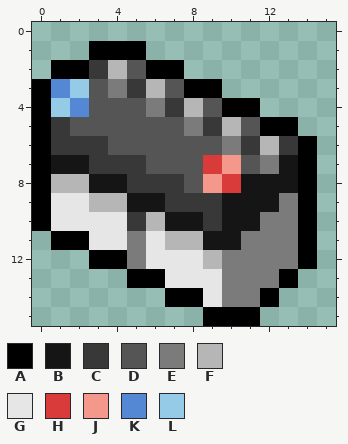
Edited in one commit: pixel-art sprite (patman/batman/proj/battery2.png). The picture above is the old version.
The file is 16x16 pixels. Colours within 5 levels of each other are drawn and written as one.
Palette (. is transparent): A #000000  B #151515  C #383838  D #555555  E #7b7b7b  F #b6b6b6  G #e6e6e6  H #d93a3a  J #f4988c  K #5588d4  L #96cbe7
Pixels before, first column x 0:
 1 ...AAA.........
 2 .AACFDAA.......
 3 AKLDECFDAA.....
 4 ALKDDDECFDAA...
 5 ACDDDDDDECFDAA.
 6 ACCCDDDDDDECFCA
 7 ABBCCCDDDHJDEBA
 8 AFFBBCCCDJHBBBA
 9 AGGFFBBCCCBBBEA
10 AGGGGCFBBCBBEEA
11 .AAGGEGFFBBEEEA
12 ...AAEGGGFEEEEA
13 .....AAGGGEEEA.
14 .......AAGEEA..
15 .........AAA...
Now the later version:
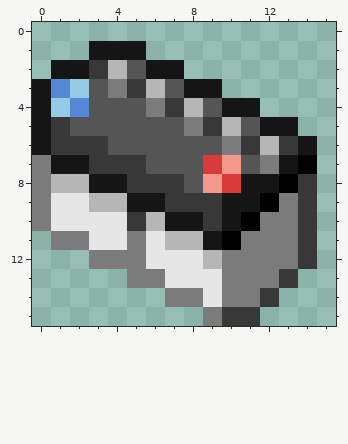
Diff:
The edit turns colour B into colour A in row 8 at x 13; in row 9 at x 12; in row 10 at x 11; in row 11 at x 10.
The edit turns colour A into colour B in row 1 at x 3 to 5; in row 2 at x 1 to 2 and 6 to 7; in row 3 at x 0 and 8 to 9; in row 4 at x 0 and 10 to 11; in row 5 at x 0 and 12 to 13; in row 6 at x 0 and 14.
The edit turns colour A into colour C in rows 8 to 12 at x 14; in row 13 at x 13; in row 14 at x 12; in row 15 at x 10 to 11.
The edit turns colour A into colour E in rows 7 to 10 at x 0; in row 11 at x 1 to 2; in row 12 at x 3 to 4; in row 13 at x 5 to 6; in row 14 at x 7 to 8; in row 15 at x 9.
Where, in picture pixels (left, top, right, bottom), the same in both pictures:
changed: (32, 41, 317, 326)
